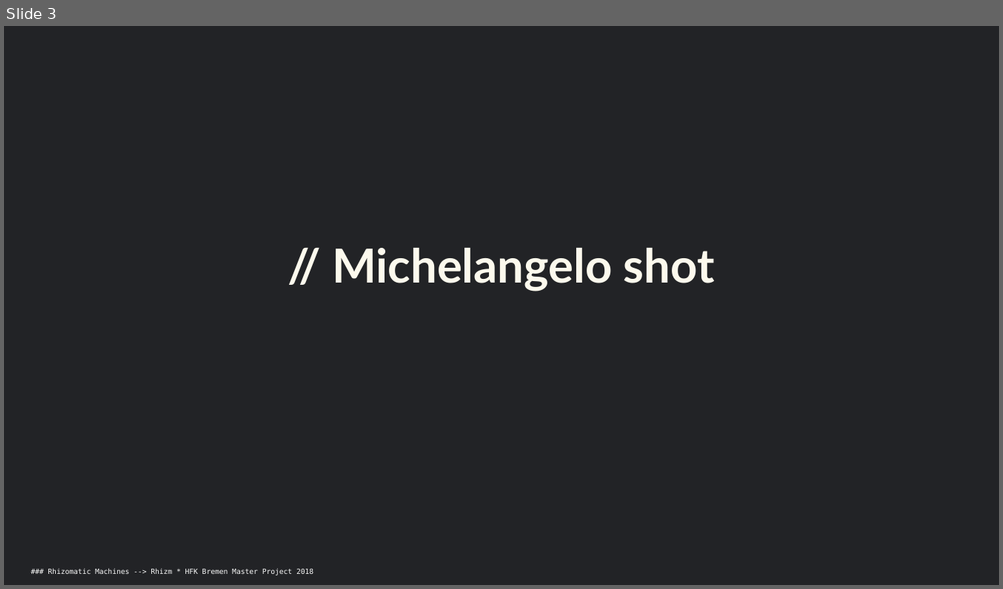
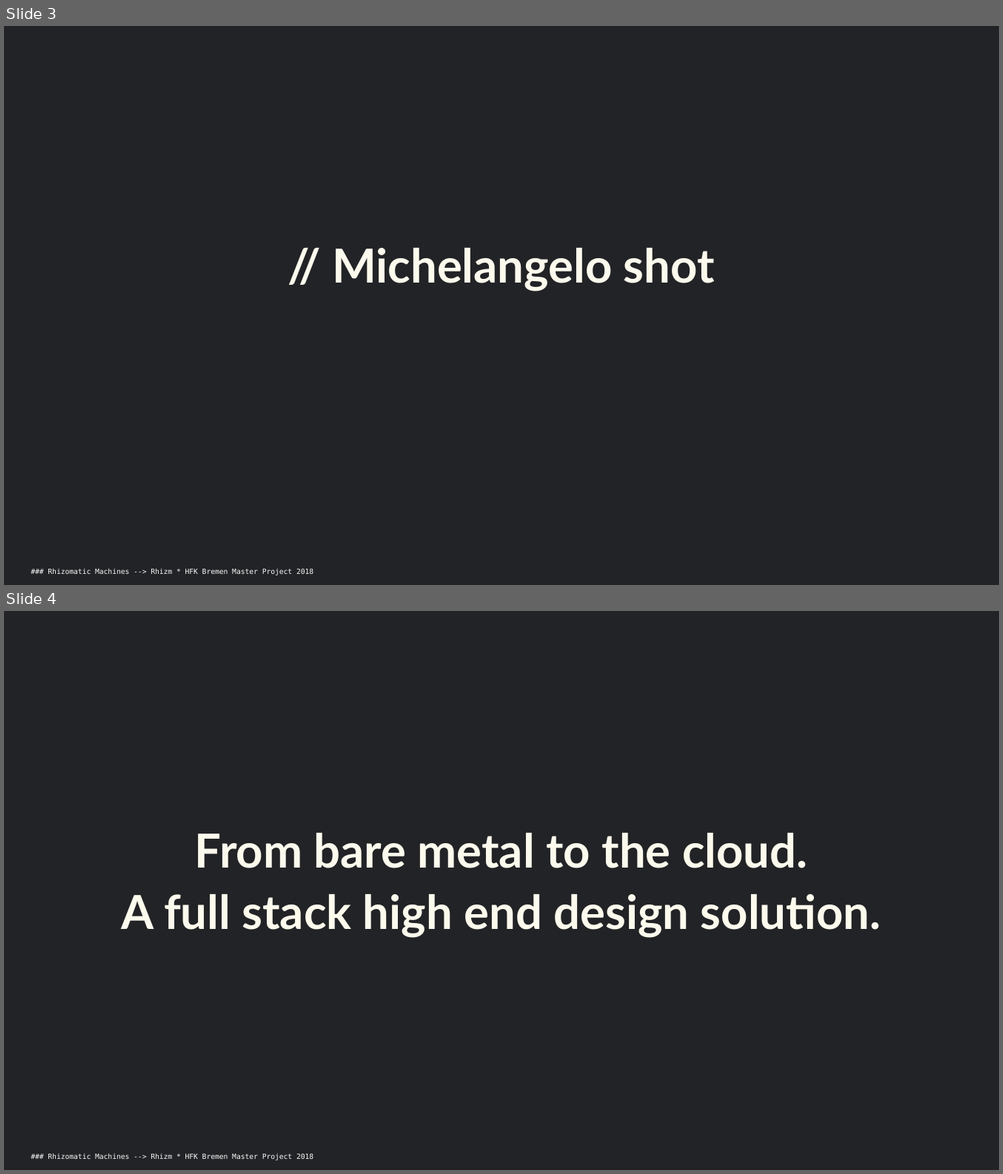
Before and after one commit to maxwolfs/rhizomatic-sublime, a slide deck: Presentation/01-rhizm-180420.pptx. Shown one above the other, each under a label of ours: slide 3 before the commit, slides 3 and 4 after it. The pictures are 1003x589 and 1003x1174 pixels, drawn with LibreOffice and Linux fonts; fonts in the diff are those of the drawing. Boxes give left, top, right and bottom in pixels: in the first picture for what was removed or moved away, otherwise in the second. Text is boxed around its words. In the diff, an @@ line names an element or a change of style, - is before the commit and + after.

```diff
--- a/Presentation/01-rhizm-180420.pptx
+++ b/Presentation/01-rhizm-180420.pptx
@@ slide 4 added at (4,611,999,1170), background #FAFAFA; not listed: 2 template elements that a slide beside it also shows @@
@@ text added at (122,833,881,938), 34 pt, text #FCF9ED, bold @@
+From bare metal to the cloud.
+A full stack high end design solution.
```
Also in this commit, not shown: 1 slide changed, 8 other slides added, 3 slides removed, 7 other files.
